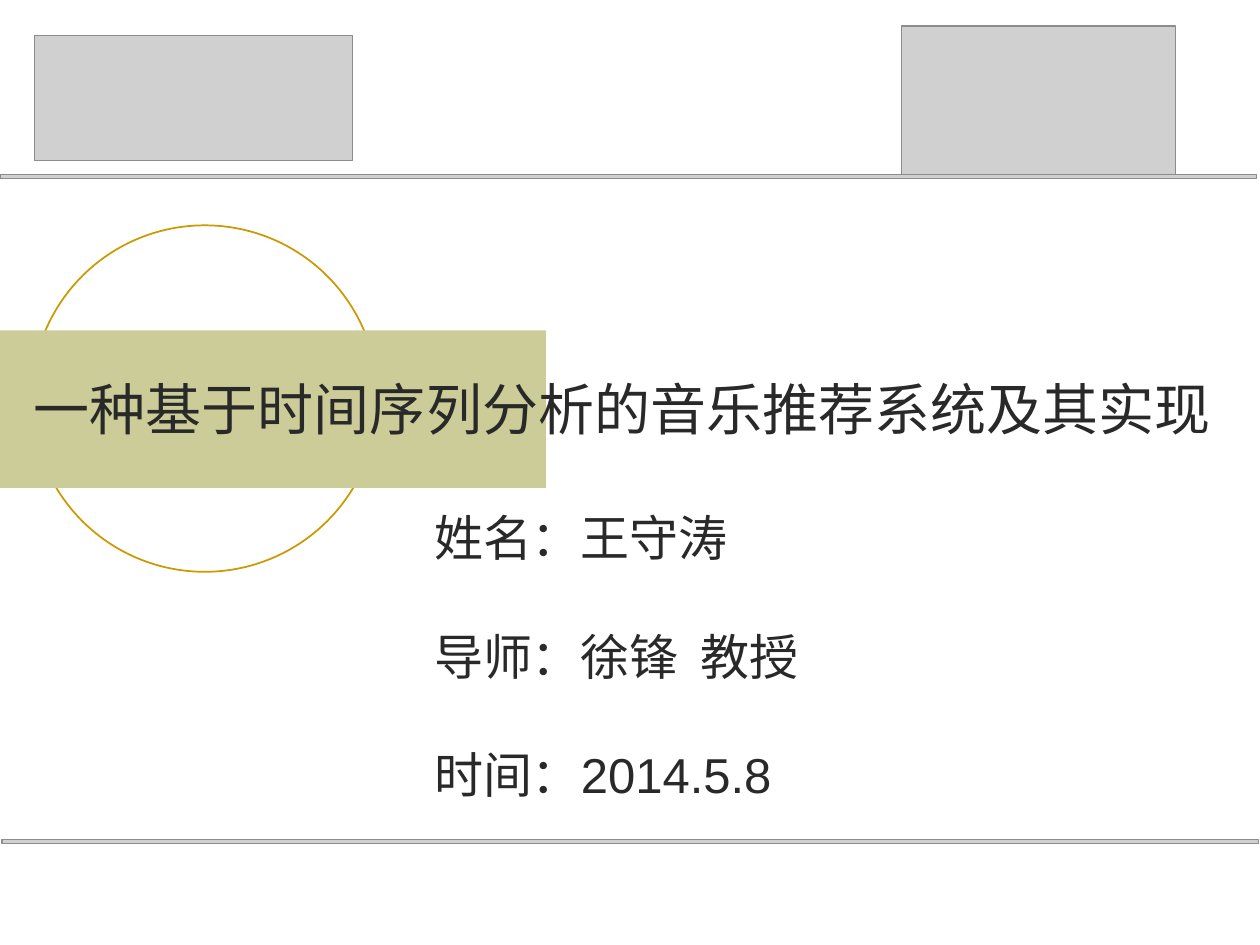
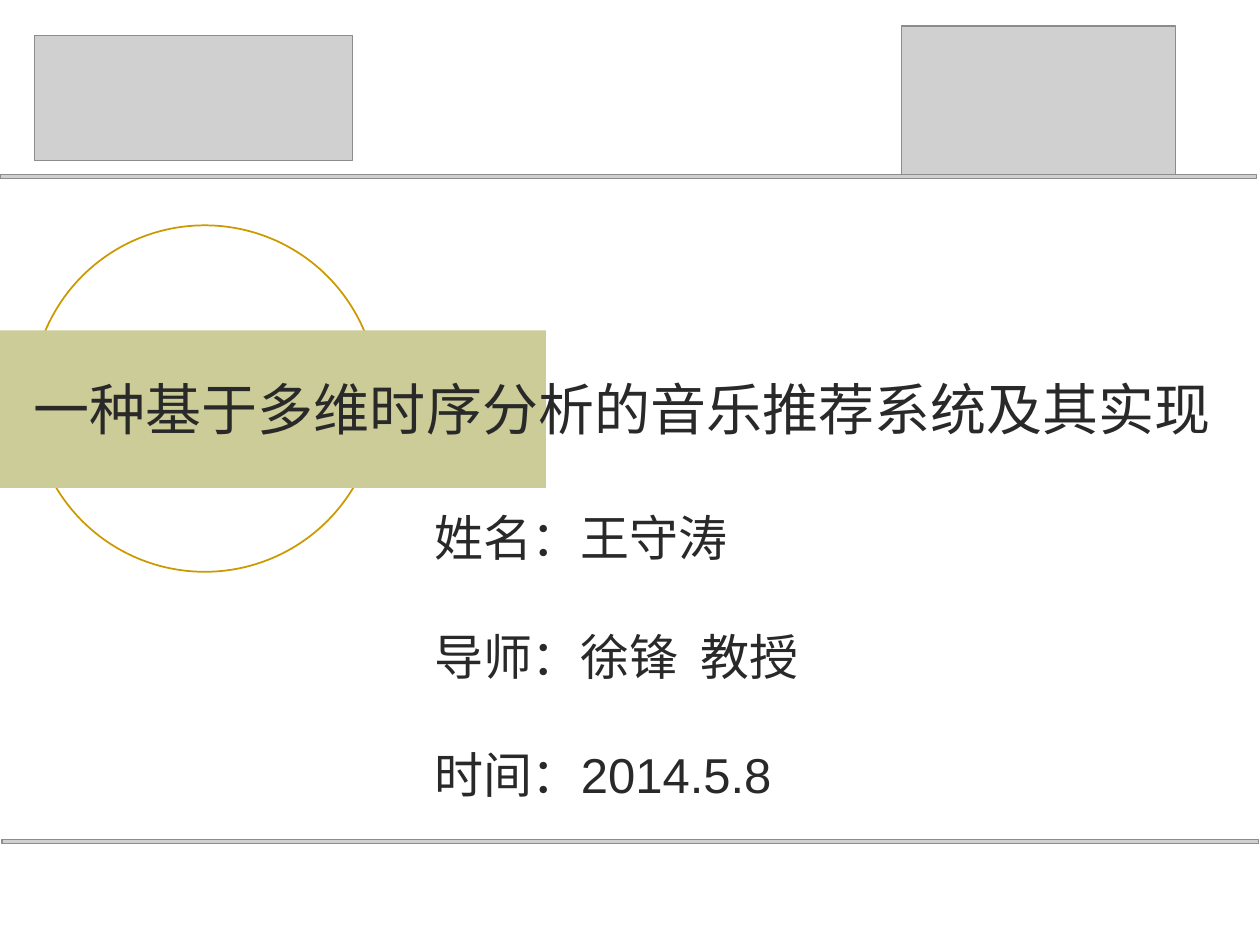
Before and after one commit to wwssttt/NJUThesis, a slide deck: slide 1 of ppt/一种基于时间序列分析的个性化音乐推荐系统及其实现.ppt. Drawn at 1260x945 pixels with LibreOffice and Linux fonts; fonts in the diff are those of the drawing; grey boxes stand for pictures. Boxes give left, top, right and bottom in pixels: in the first picture for what was removed or moved away, otherwise in the second. Text is boxed around its words. In the diff, an @@ line names an element or a change of style, - is before the commit and + after.

```diff
--- a/ppt/一种基于时间序列分析的个性化音乐推荐系统及其实现.ppt
+++ b/ppt/一种基于时间序列分析的个性化音乐推荐系统及其实现.ppt
@@ title at (x1=34, y1=374, x2=1210, y2=445): text changed @@
-一种基于时间序列分析的音乐推荐系统及其实现
+一种基于多维时序分析的音乐推荐系统及其实现
```
Also in this commit, not shown: 4 other slides changed.
